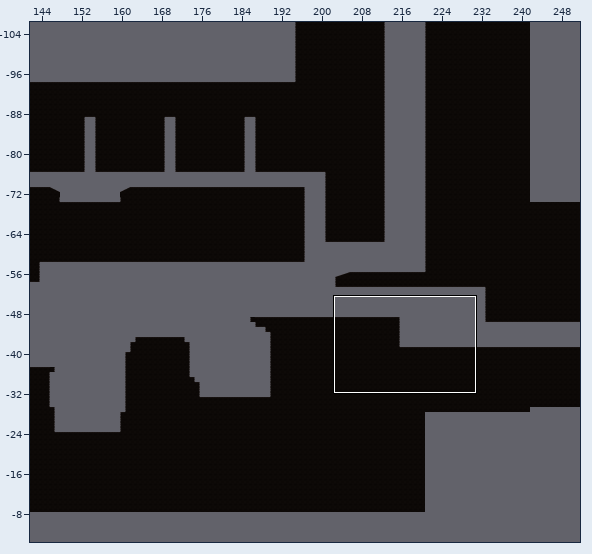
An edit to a level. Tiled map, Assets/Tiled/Level1TileMap/map1-2-1.tmx. Above: a wide view before the commit, with the close-up outlined.
Close-up. As it was:
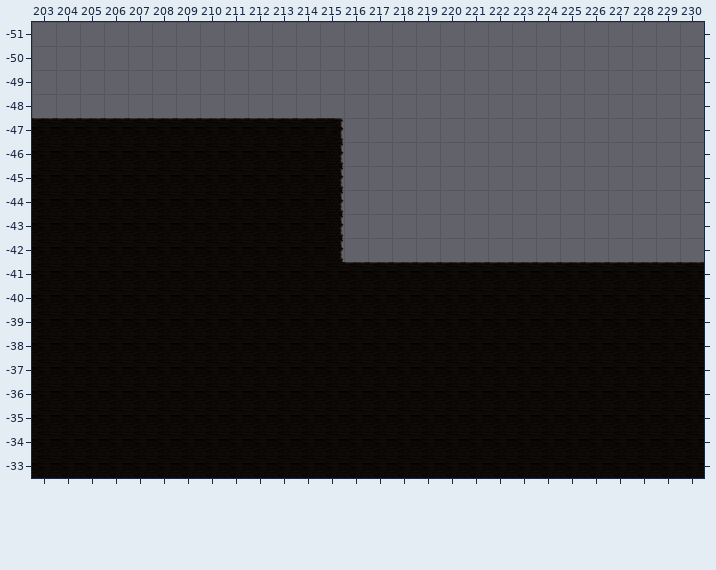
Cells are 256x256 px. Shown: x 203..230, y -51..-33. The commit also changed other parts of the map, which this record leaves out.
New version:
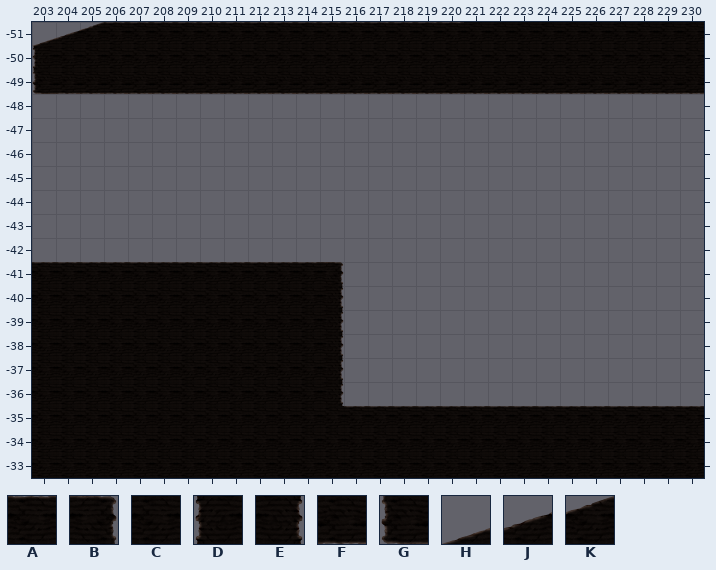
Key: from "Level1 Tileset": A 0, B 2, C 8, D 9, E 10, F 16, G 17, H 24, J 25, K 26.
_ is an empty cell.
The edit:
Layer "ground":
y -51: x 203..230 ____________________________ -> HJKAAAAAAAAAAAAAAACCCCCCCCCC
y -50: x 203..230 ____________________________ -> DCCCCCCCCCCCCCCCCCCCCCCCCCCC
y -49: x 203..230 ____________________________ -> GFFFFFFFFFFFFFFFFFFFFFFFFFFF
y -47: x 203..215 AAAAAAAAAAAAB -> _____________
y -46..-42: x 203..215 CCCCCCCCCCCCE -> _____________
y -41: x 203..230 CCCCCCCCCCCCCAAAAAAAAAAAAAAA -> AAAAAAAAAAAAB_______________
y -40..-36: x 215..230 CCCCCCCCCCCCCCCC -> E_______________
y -35: x 216..230 CCCCCCCCCCCCCCC -> AAAAAAAAAAAAAAA
Pixel boxes of the changes (left, top, right, bottom) in both close-ups:
added: (32, 22, 704, 94)
changed: (32, 118, 704, 407)
